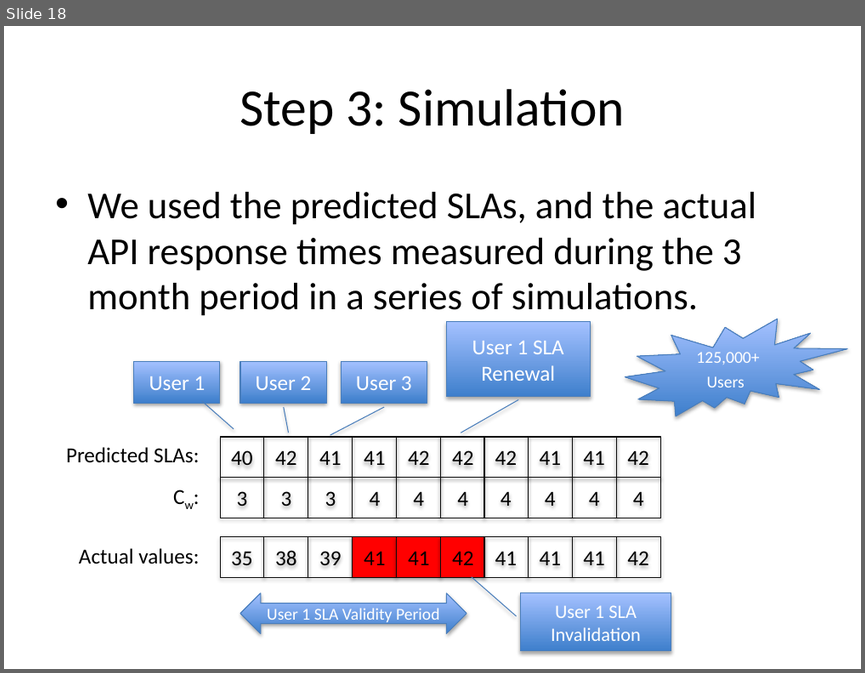
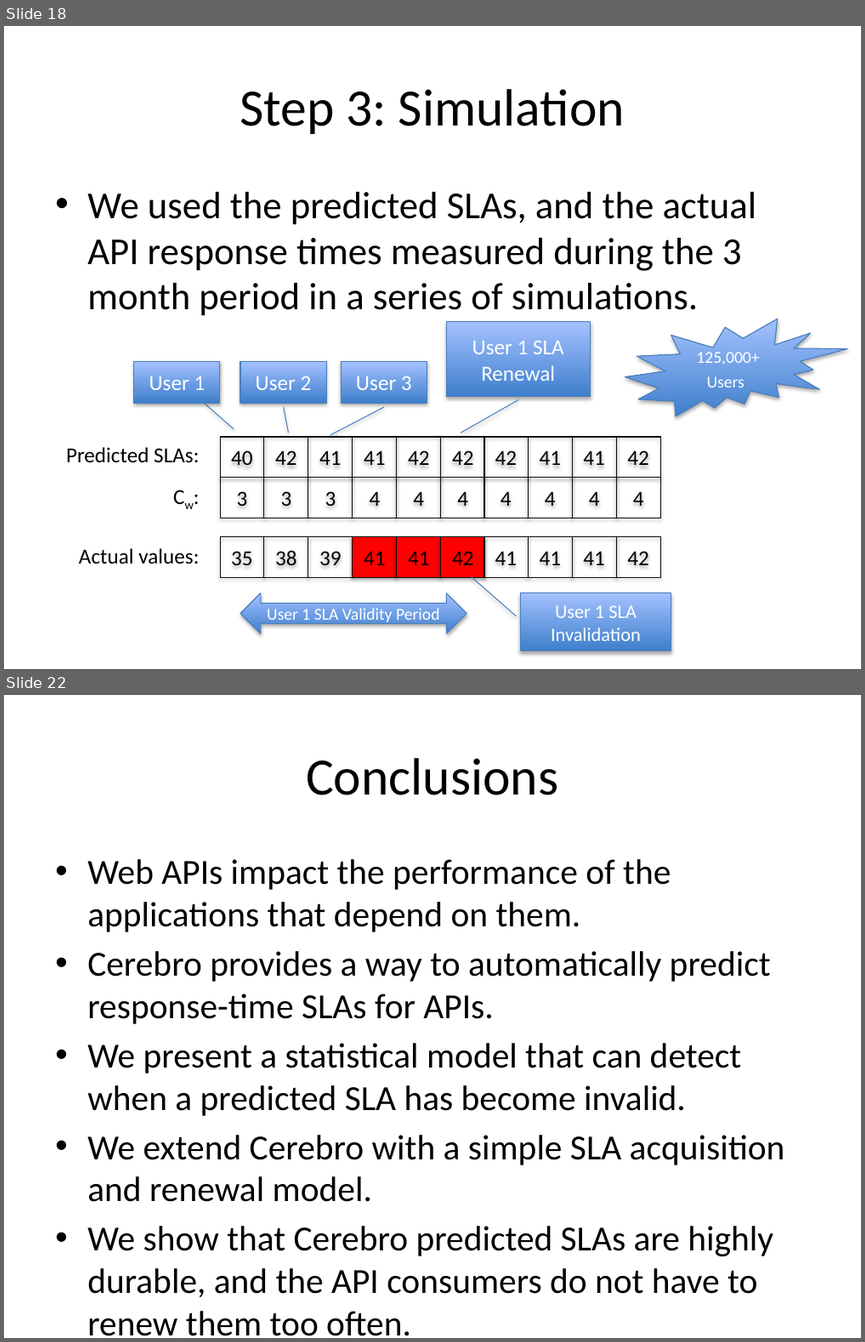
Before and after one commit to Dithn/eager-appscale, a slide deck: Eager/paper/cloudcom15/sla_durability_v1.pptx. Shown one above the other, each under a label of ours: slide 18 before the commit, slides 18 and 22 after it; the slides between them are not shown. The pictures are 865x673 and 865x1342 pixels, drawn with LibreOffice and Linux fonts; fonts in the diff are those of the drawing. Boxes give left, top, right and bottom in pixels: in the first picture for what was removed or moved away, otherwise in the second. Text is boxed around its words. In the diff, an @@ line names an element or a change of style, - is before the commit and + after.

```diff
--- a/Eager/paper/cloudcom15/sla_durability_v1.pptx
+++ b/Eager/paper/cloudcom15/sla_durability_v1.pptx
@@ slide 22 added at box(4, 695, 861, 1338), background #FFFFFF @@
@@ title added at box(306, 758, 558, 795), 44 pt, text #000000 @@
+Conclusions
@@ text added at box(87, 859, 785, 1336), 29.6 pt, text #000000 @@
+• Web APIs impact the performance of the applications that depend on them.
+• Cerebro provides a way to automatically predict response-time SLAs for APIs.
+• We present a statistical model that can detect when a predicted SLA has become invalid.
+• We extend Cerebro with a simple SLA acquisition and renewal model.
+• We show that Cerebro predicted SLAs are highly durable, and the API consumers do not have to renew them too often.
```
Also in this commit, not shown: 2 slides changed, 3 other slides added.
